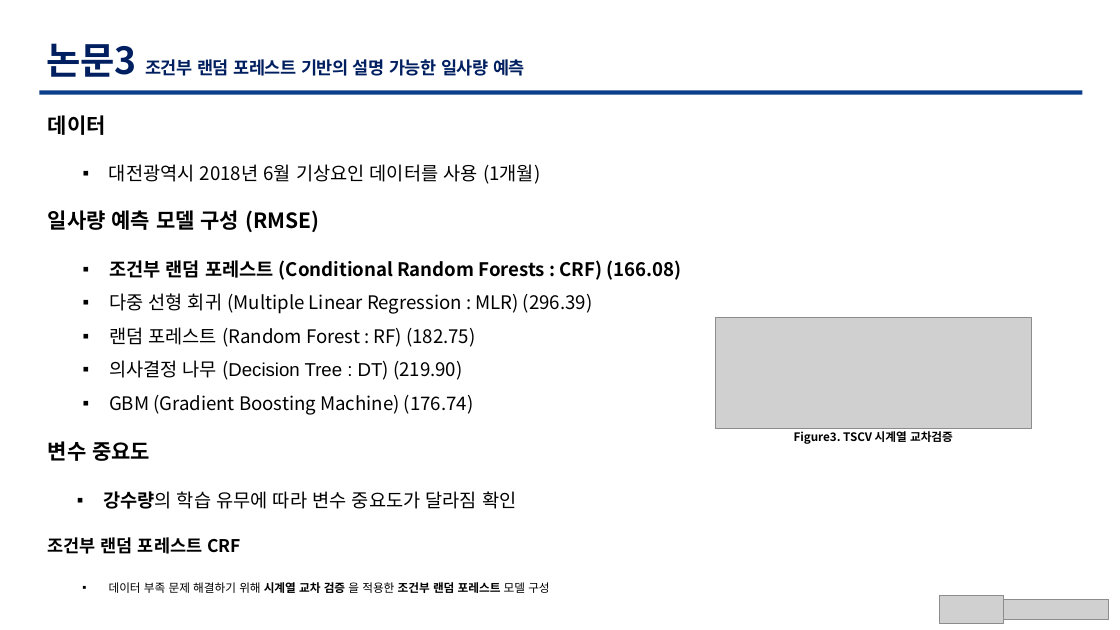
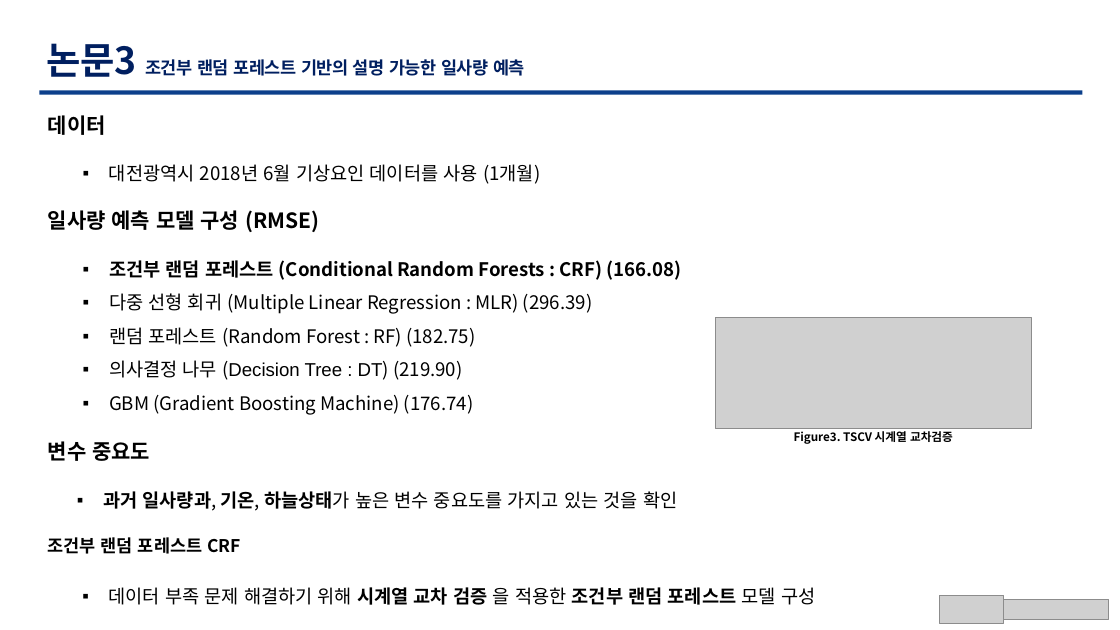
Before and after one commit to TaegyuHan/Solar_radiation_prediction_model, a slide deck: slide 11 of KICS_PT/[KICS] 동향 poster.pptx. Drawn at 1120x630 pixels with LibreOffice and Linux fonts; fonts in the diff are those of the drawing; grey boxes stand for pictures. Boxes give left, top, right and bottom in pixels: in the first picture for what was removed or moved away, otherwise in the second. Text is boxed around its words. In the diff, an @@ line names an element or a change of style, - is before the commit and + after.

```diff
--- a/KICS_PT/[KICS] 동향 poster.pptx
+++ b/KICS_PT/[KICS] 동향 poster.pptx
@@ text at <box>103,491,677,511</box>: text changed @@
-▪ 강수량의 학습 유무에 따라 변수 중요도가 달라짐 확인
+▪ 과거 일사량과, 기온, 하늘상태가 높은 변수 중요도를 가지고 있는 것을 확인
@@ text "데이터 부족 문제 해결하기 위해 ..." at <box>109,587,815,605</box>: size 10 to 16 pt @@
```
Also in this commit, not shown: 9 other slides changed, 1 other file.
